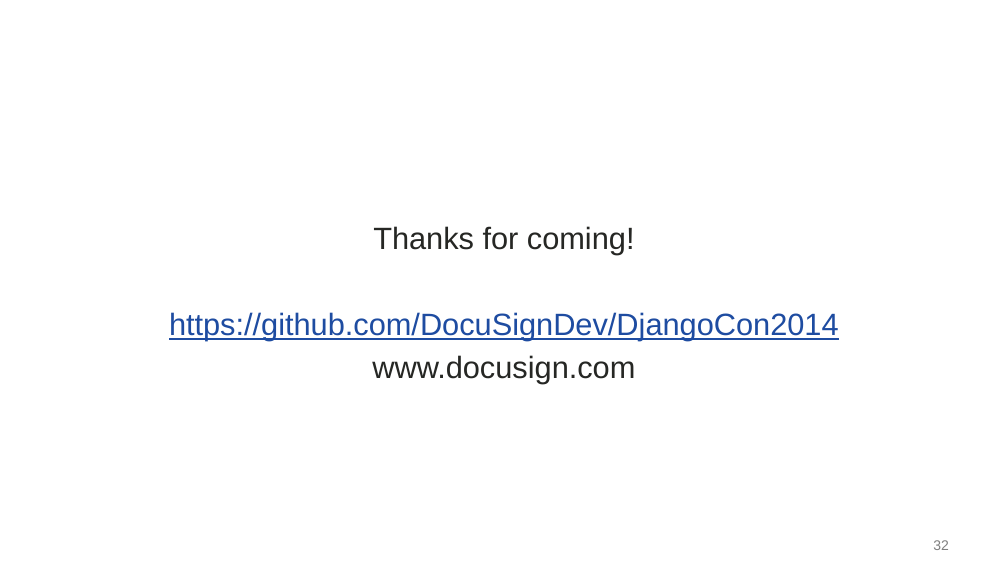
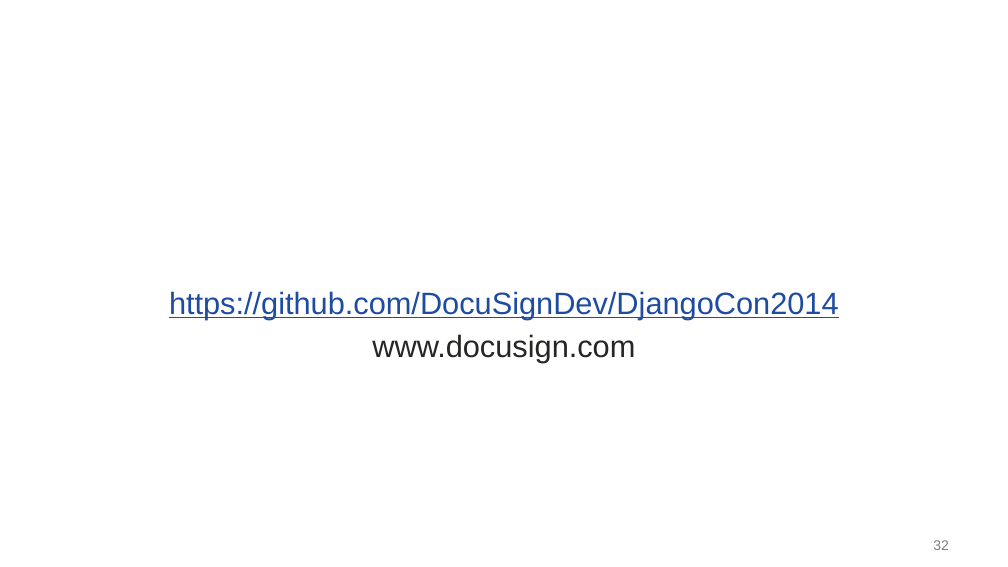
Before and after one commit to skawaii/DjangoCon2014, a slide deck: slide 32 of docs/DjangoCon_presentation.pptx. Drawn at 1008x567 pixels with LibreOffice and Linux fonts; fonts in the diff are those of the drawing; background and template pictures are left out. Boxes give left, top, right and bottom in pixels: in the first picture for what was removed or moved away, otherwise in the second. Text is boxed around its words. In the diff, an @@ line names an element or a change of style, - is before the commit and + after.

```diff
--- a/docs/DjangoCon_presentation.pptx
+++ b/docs/DjangoCon_presentation.pptx
@@ text at [373,226,635,255]: paragraph removed @@
-Thanks for coming!
```
Also in this commit, not shown: 1 other slide changed, 1 slide added, 1 slide removed.
